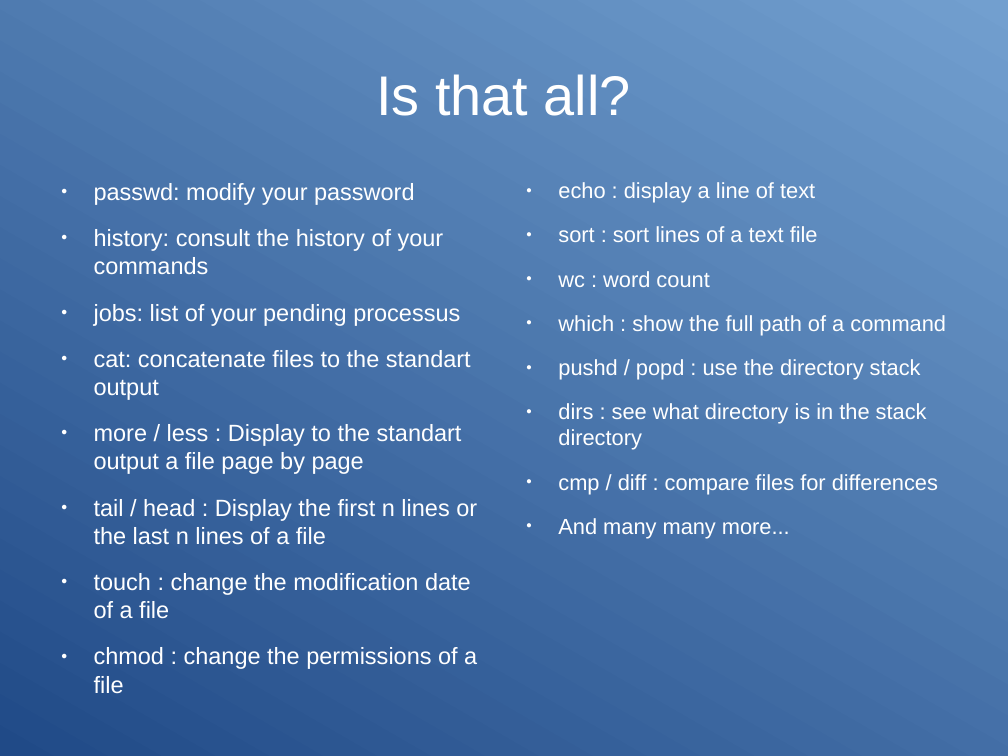
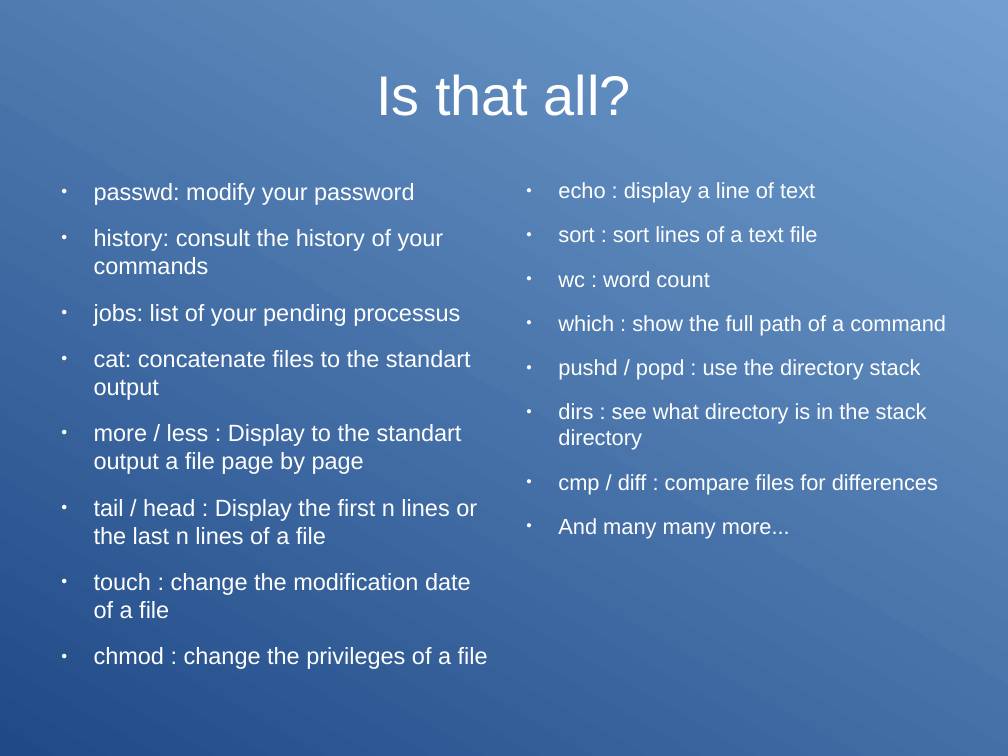
Before and after one commit to Clibre/An-introduction-to-bash, a slide deck: slide 14 of presentation.odp (slide 13 before the commit). Drawn at 1008x756 pixels with LibreOffice and Linux fonts; fonts in the diff are those of the drawing. Boxes give left, top, right and bottom in pixels: in the first picture for what was removed or moved away, otherwise in the second. Text is boxed around its words. In the diff, an @@ line names an element or a change of style, - is before the commit and + after.

```diff
--- a/presentation.odp
+++ b/presentation.odp
@@ text at [94, 647, 488, 669]: text changed @@
-● chmod : change the permissions of a file
+● chmod : change the privileges of a file
```
Also in this commit, not shown: 1 other slide changed, 9 slides added, 8 other files.
